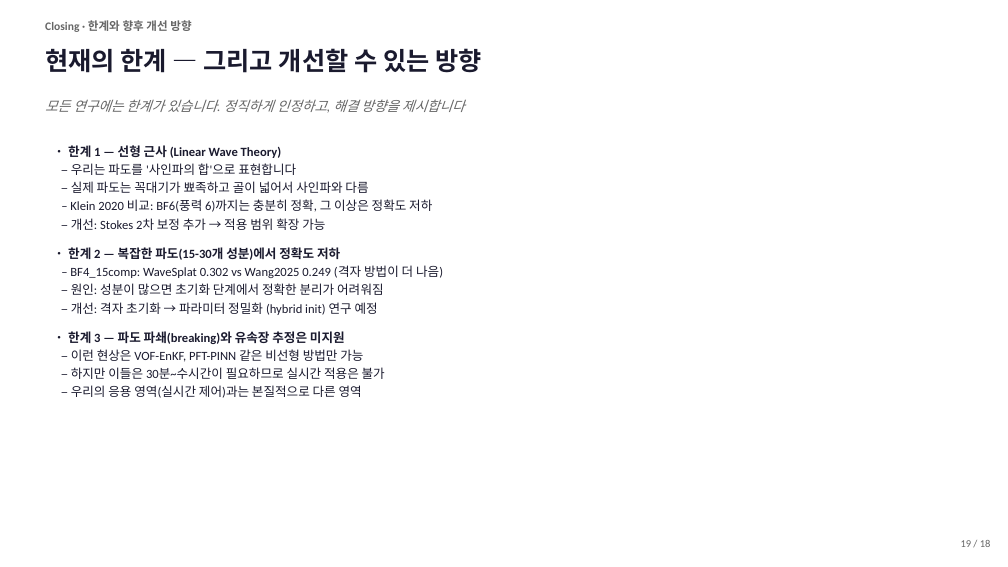
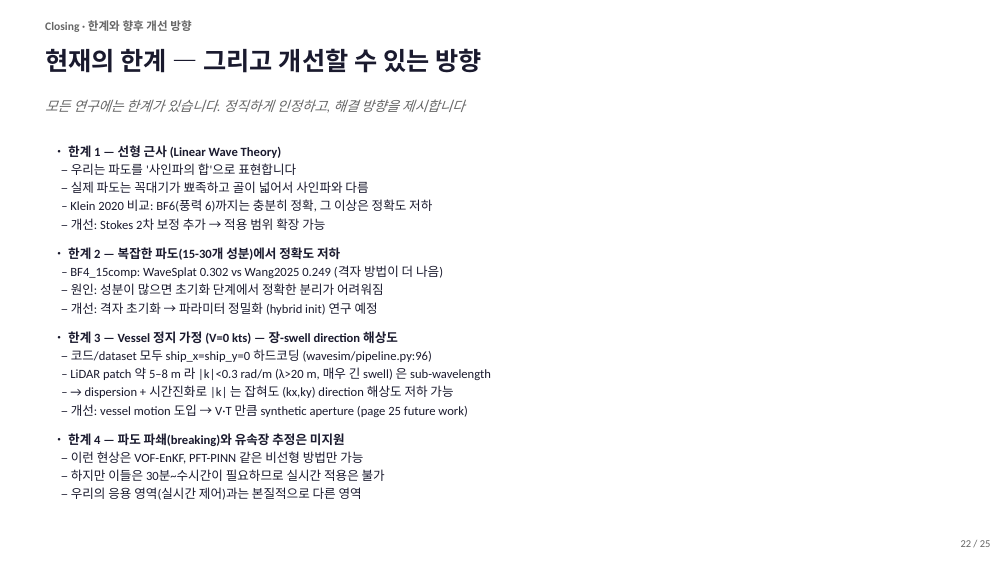
Before and after one commit to SAEYONGPARK94/wavesplat, a slide deck: slide 22 of wavesplat/docs/labmeeting_2026_05_13.pptx. Drawn at 1008x567 pixels with LibreOffice and Linux fonts; fonts in the diff are those of the drawing. Boxes give left, top, right and bottom in pixels: in the first picture for what was removed or moved away, otherwise in the second. Text is boxed around its words. In the diff, an @@ line names an element or a change of style, - is before the commit and + after.

```diff
--- a/wavesplat/docs/labmeeting_2026_05_13.pptx
+++ b/wavesplat/docs/labmeeting_2026_05_13.pptx
@@ text at [68, 331, 491, 446]: text changed; bold off @@
-• 한계 3 — 파도 파쇄(breaking)와 유속장 추정은 미지원
+• 한계 3 — Vessel 정지 가정 (V=0 kts) — 장-swell direction 해상도
+– 코드/dataset 모두 ship_x=ship_y=0 하드코딩 (wavesim/pipeline.py:96)
+– LiDAR patch 약 5–8 m 라 |k|<0.3 rad/m (λ>20 m, 매우 긴 swell) 은 sub-wavelength
+– → dispersion + 시간진화로 |k| 는 잡혀도 (kx,ky) direction 해상도 저하 가능
+– 개선: vessel motion 도입 → V·T 만큼 synthetic aperture (page 25 future work)
+• 한계 4 — 파도 파쇄(breaking)와 유속장 추정은 미지원
@@ text at [961, 540, 991, 547]: text changed @@
-19 / 18
+22 / 25
```
Also in this commit, not shown: 23 other slides changed, 2 other files.
